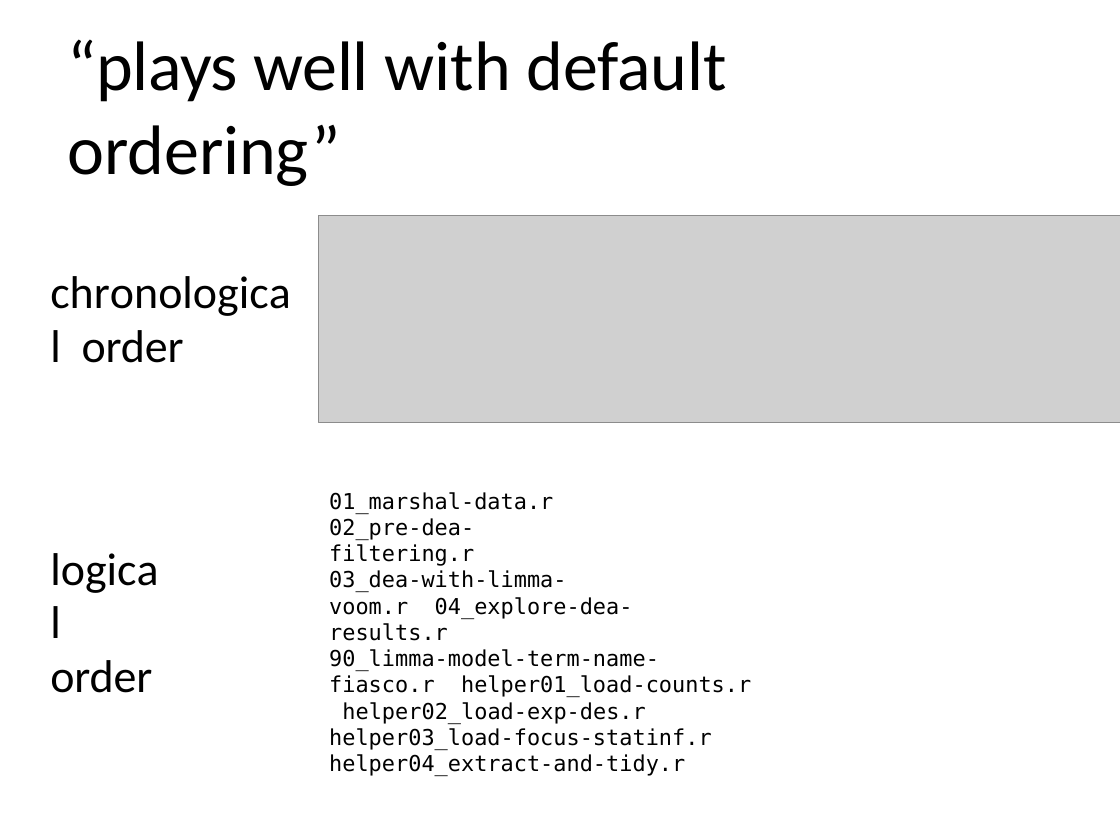
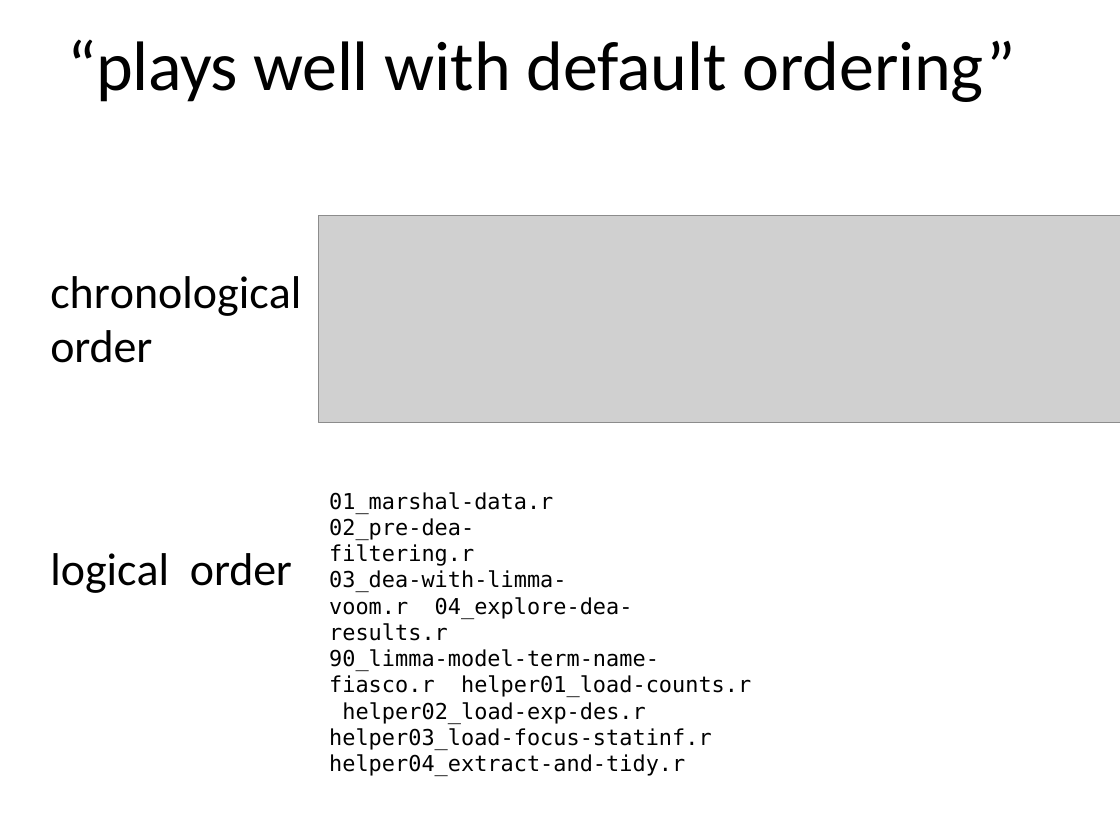
Before and after one commit to cmgienger/rmd_best_practices, a slide deck: slide 18 of documents/0-best-practices.pptx. Drawn at 1120x840 pixels with LibreOffice and Linux fonts; fonts in the diff are those of the drawing; grey boxes stand for pictures. Boxes give left, top, right and bottom in pixels: in the first picture for what was removed or moved away, otherwise in the second. Text is boxed around its words. In the diff, an @@ line names an element or a change of style, - is before the commit and + after.

```diff
--- a/documents/0-best-practices.pptx
+++ b/documents/0-best-practices.pptx
@@ title "“plays well with default ordering”" rewrapped from [68, 39, 727, 186] to [68, 39, 1016, 102] @@
@@ text "chronological order" rewrapped from [82, 330, 184, 363] to [50, 276, 301, 363] @@
@@ text "logical order" rewrapped from [50, 660, 152, 693] to [50, 553, 292, 593] @@
```
Also in this commit, not shown: 26 other slides changed, 2 other files.
